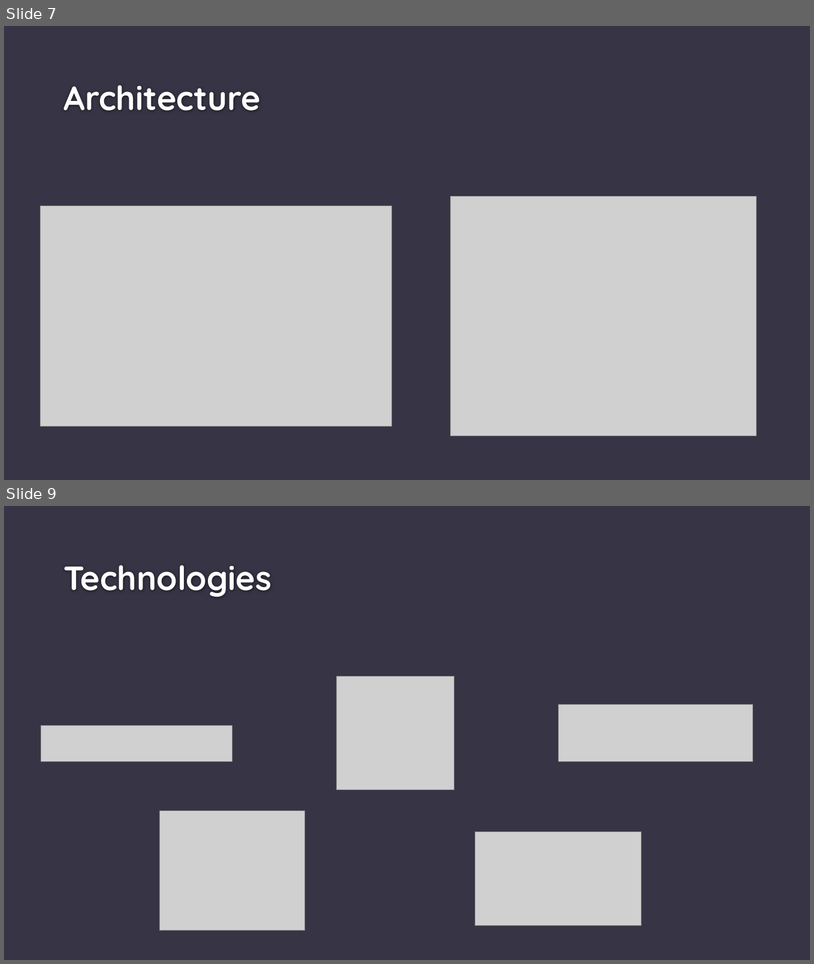
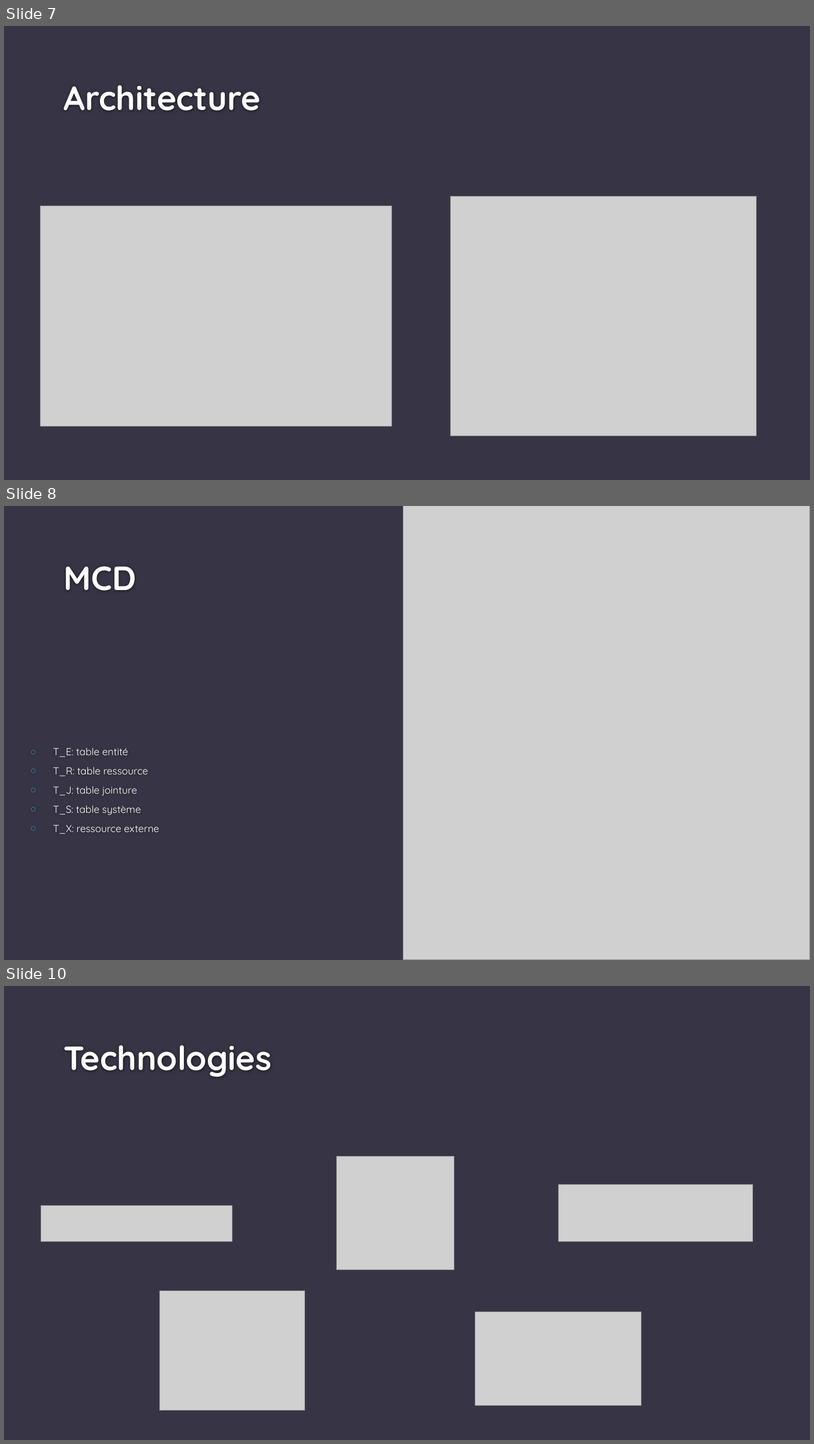
Before and after one commit to SvenLC/megaproduction, a slide deck: PowerPointClientLourd.pptx. Shown one above the other, each under a label of ours: slides 7 and 9 before the commit, slides 7, 8 and 10 after it; the slides between them are not shown. The pictures are 814x964 and 814x1444 pixels, drawn with LibreOffice and Linux fonts; fonts in the diff are those of the drawing; grey boxes stand for pictures; background and template pictures are left out. Boxes give left, top, right and bottom in pixels: in the first picture for what was removed or moved away, otherwise in the second. Text is boxed around its words. In the diff, an @@ line names an element or a change of style, - is before the commit and + after.

```diff
--- a/PowerPointClientLourd.pptx
+++ b/PowerPointClientLourd.pptx
@@ slide 8 added at (4,506,810,960), background #373545 @@
@@ picture added at (403,506,810,960) @@
@@ title added at (63,566,136,591), 40 pt, text #FEFEFE, bold @@
+MCD
@@ text added at (53,748,159,834), 12 pt, text #FFFFFF @@
+○ T_E: table entité
+○ T_R: table ressource
+○ T_J: table jointure
+○ T_S: table système
+○ T_X: ressource externe
@@ what was slide 9 is now slide 10 @@
```
Also in this commit, not shown: 2 slides changed, 24 other files.
